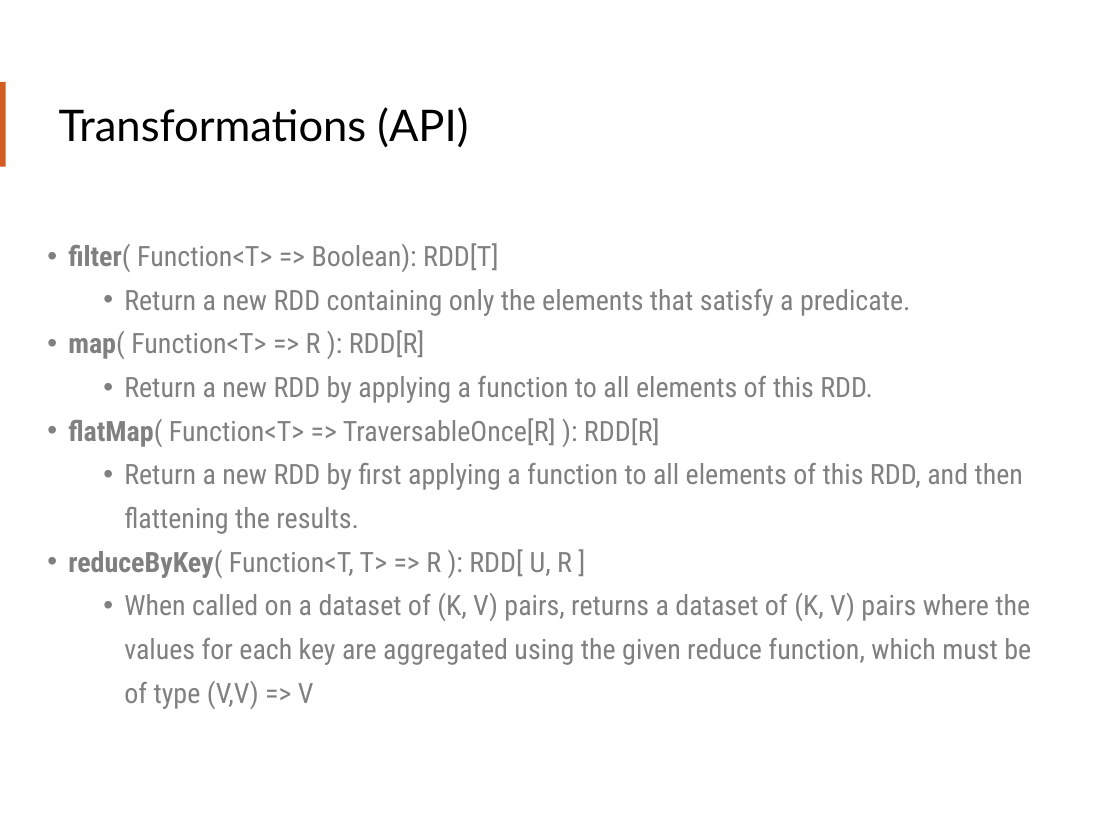
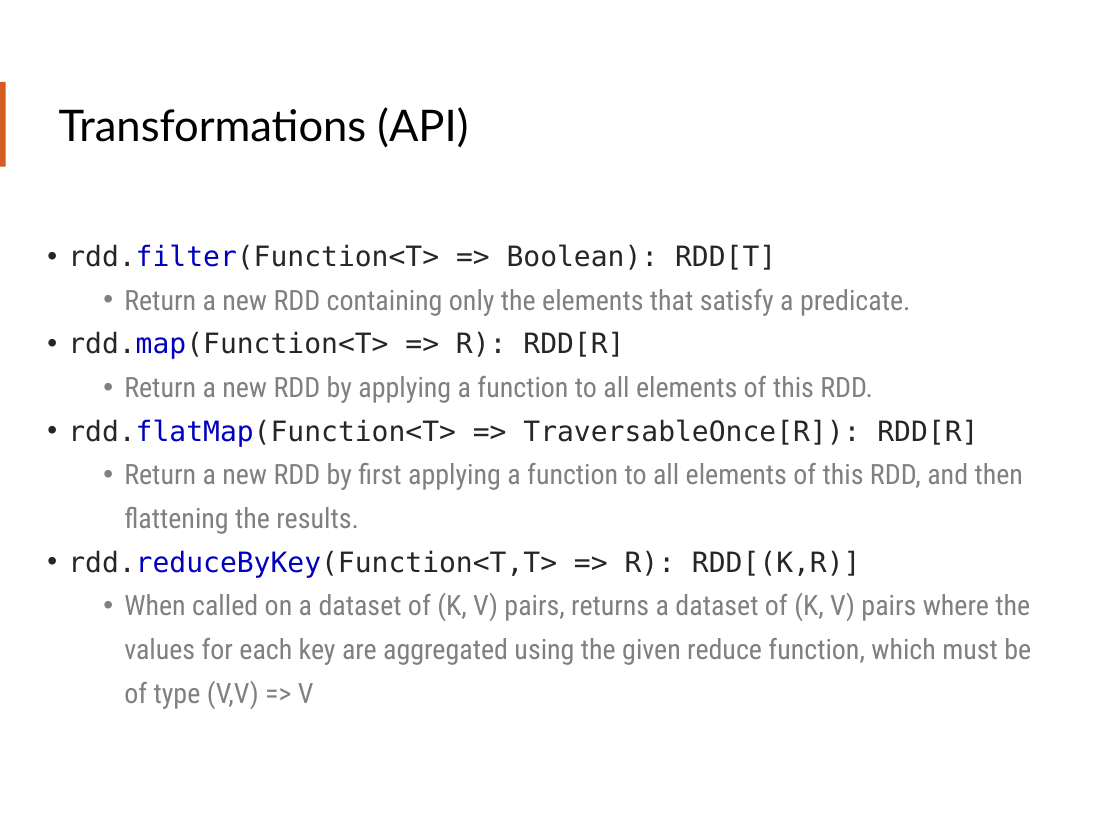
Before and after one commit to teamclairvoyant/intro-to-spark, a slide deck: slide 41 of Intro to Apache Spark Slides.pptx. Drawn at 1120x840 pixels with LibreOffice and Linux fonts; fonts in the diff are those of the drawing. Boxes give left, top, right and bottom in pixels: in the first picture for what was removed or moved away, otherwise in the second. Text is boxed around its words. In the diff, an @@ line names an element or a change of style, - is before the commit and + after.

```diff
--- a/Intro to Apache Spark Slides.pptx
+++ b/Intro to Apache Spark Slides.pptx
@@ text at <box>68,244,776,270</box>: text changed; font Roboto Condensed to DejaVu Sans Mono; text colour #808080 to #262626 @@
-• filter( Function<T> => Boolean): RDD[T]
+• rdd.filter(Function<T> => Boolean): RDD[T]
@@ text at <box>68,331,624,359</box>: text changed; font Roboto Condensed to DejaVu Sans Mono; text colour #808080 to #262626 @@
-• map( Function<T> => R ): RDD[R]
+• rdd.map(Function<T> => R): RDD[R]
@@ text at <box>68,419,978,447</box>: text changed; font Roboto Condensed to DejaVu Sans Mono; text colour #808080 to #262626 @@
-• flatMap( Function<T> => TraversableOnce[R] ): RDD[R]
+• rdd.flatMap(Function<T> => TraversableOnce[R]): RDD[R]
@@ text at <box>68,550,861,578</box>: text changed; font Roboto Condensed to DejaVu Sans Mono; text colour #808080 to #262626 @@
-• reduceByKey( Function<T, T> => R ): RDD[ U, R ]
+• rdd.reduceByKey(Function<T,T> => R): RDD[(K,R)]
```
Also in this commit, not shown: 37 other slides changed, 1 slide added, 4 other files.
